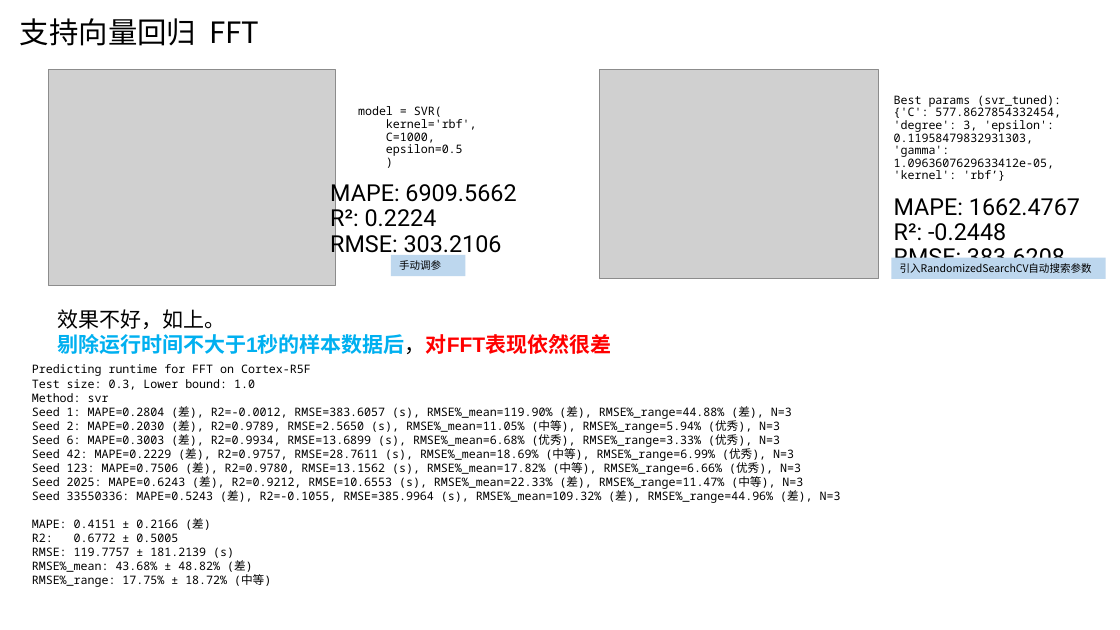
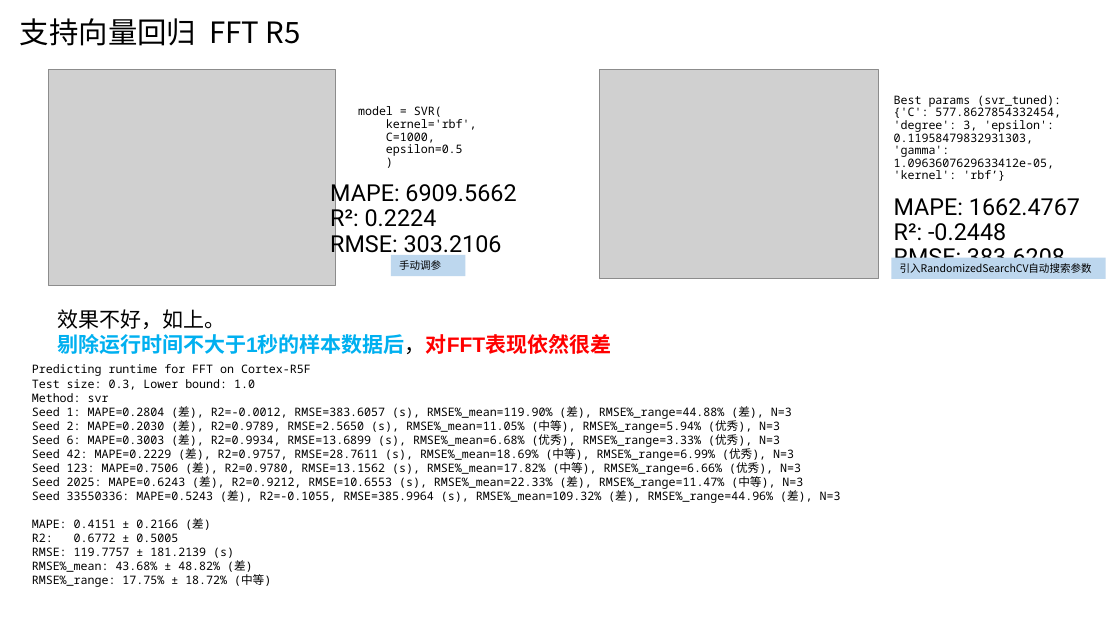
Before and after one commit to AE-26710/Time-Prediction, a slide deck: slide 11 of 20251106-同平台runtime预测-金.pptx (slide 14 before the commit). Drawn at 1120x630 pixels with LibreOffice and Linux fonts; fonts in the diff are those of the drawing; grey boxes stand for pictures. Boxes give left, top, right and bottom in pixels: in the first picture for what was removed or moved away, otherwise in the second. Text is boxed around its words. In the diff, an @@ line names an element or a change of style, - is before the commit and + after.

```diff
--- a/20251106-同平台runtime预测-金.pptx
+++ b/20251106-同平台runtime预测-金.pptx
@@ title at <box>20,18,301,46</box>: text changed @@
-支持向量回归 FFT
+支持向量回归 FFT R5
```
Also in this commit, not shown: 6 other slides changed, 13 slides removed, 11 other files.
